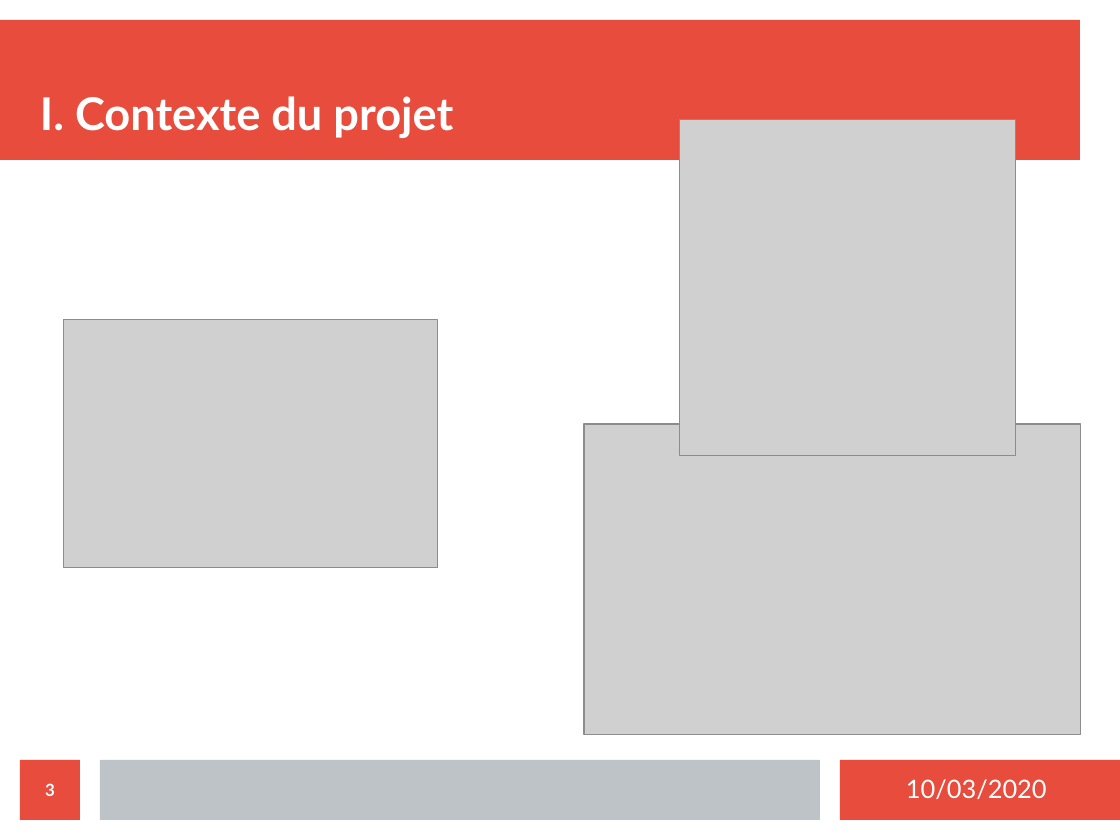
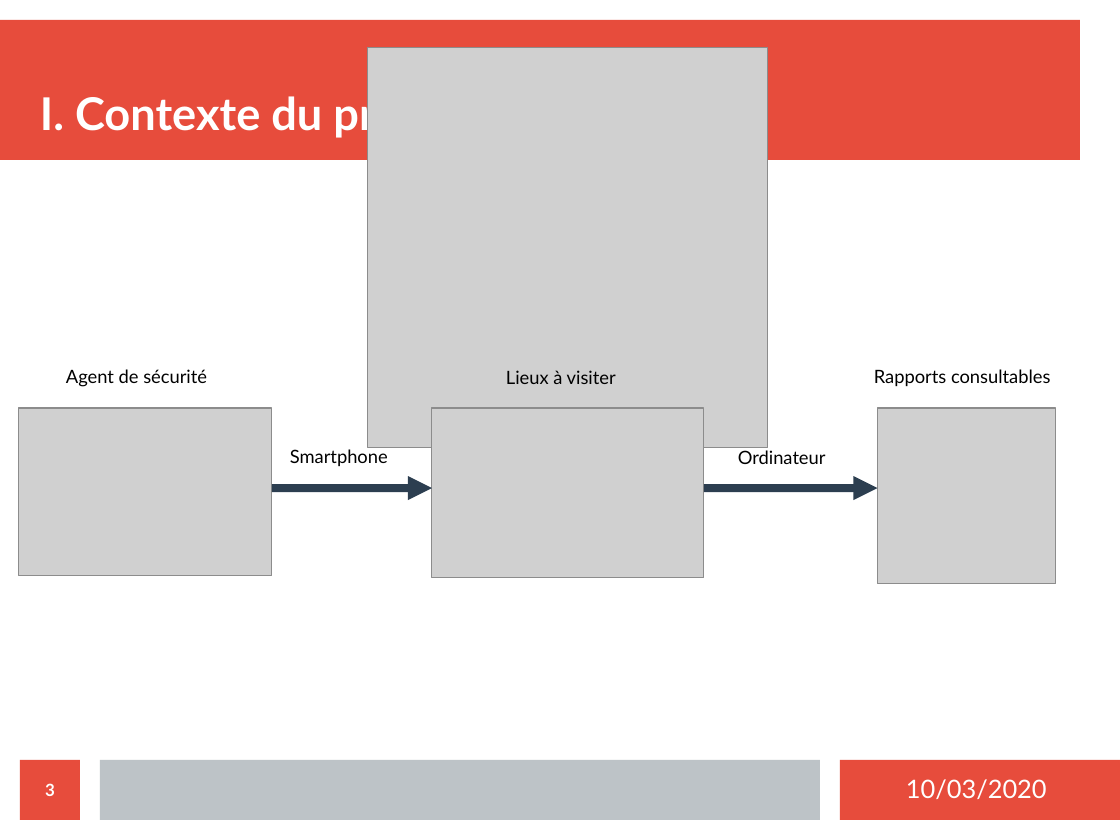
Before and after one commit to MezeretteBrice/Projet_Ronde, a slide deck: slide 3 of SOUTENANCE/Revue2/Revue2_CHEVREL.odp. Drawn at 1120x840 pixels with LibreOffice and Linux fonts; fonts in the diff are those of the drawing; grey boxes stand for pictures. Boxes give left, top, right and bottom in pixels: in the first picture for what was removed or moved away, otherwise in the second. Text is boxed around its words. In the diff, an @@ line names an element or a change of style, - is before the commit and + after.

```diff
--- a/SOUTENANCE/Revue2/Revue2_CHEVREL.odp
+++ b/SOUTENANCE/Revue2/Revue2_CHEVREL.odp
@@ picture: place and size @@
-picture at (680,120,1016,456)
+picture at (368,48,768,448)
@@ text added at (66,369,207,387), 13 pt, text #000000 @@
+Agent de sécurité
@@ text added at (506,370,616,384), 13 pt, text #000000 @@
+Lieux à visiter
@@ text added at (874,369,1050,386), 13 pt, text #000000 @@
+Rapports consultables
@@ picture: place and size @@
-picture at (64,320,438,568)
+picture at (18,409,271,576)
@@ picture added at (432,409,704,578) @@
@@ picture: place and size @@
-picture at (584,424,1080,734)
+picture at (878,409,1057,584)
@@ text added at (290,447,388,466), 13 pt, text #000000 @@
+Smartphone
@@ text added at (738,450,826,464), 13 pt, text #000000 @@
+Ordinateur
@@ arrow added from (272, 488) to (432, 488), #2C3E50 5.67 pt @@
@@ arrow added from (704, 488) to (878, 488), #2C3E50 5.67 pt @@
```
Also in this commit, not shown: 1 other file.
